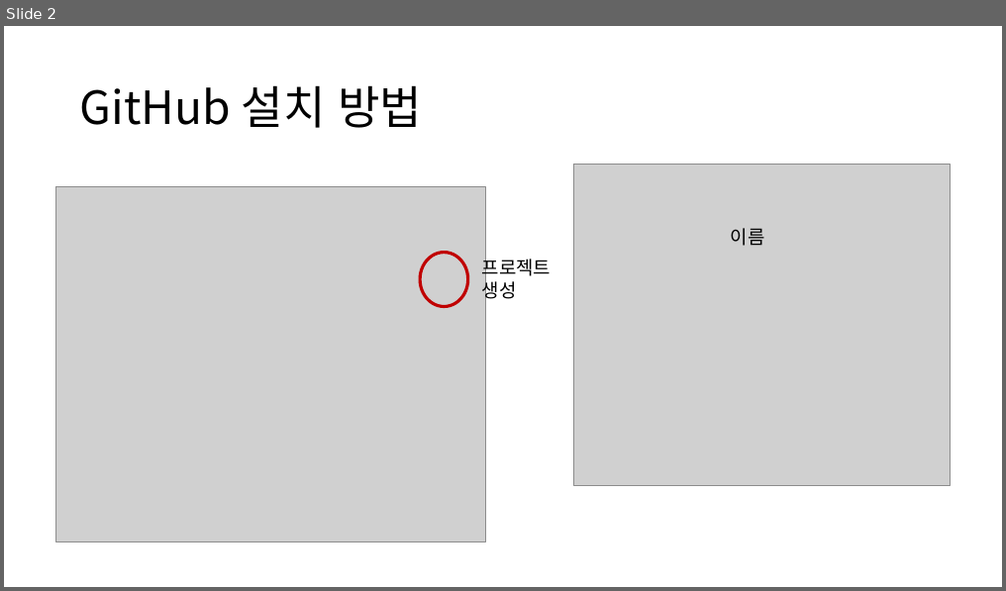
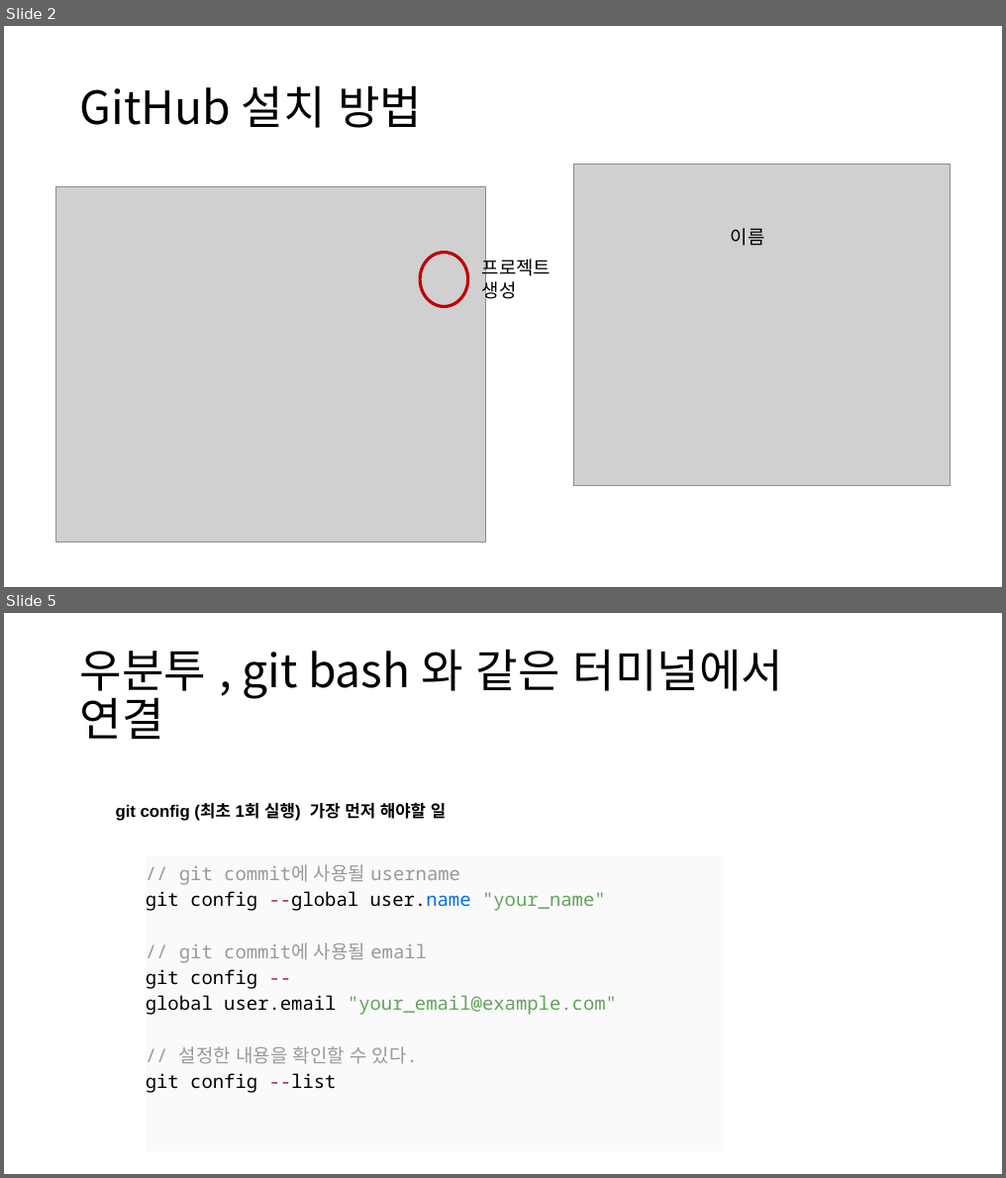
Before and after one commit to comettlee/My_study, a slide deck: Github.pptx. Shown one above the other, each under a label of ours: slide 2 before the commit, slides 2 and 5 after it; the slides between them are not shown. The pictures are 1006x591 and 1006x1178 pixels, drawn with LibreOffice and Linux fonts; fonts in the diff are those of the drawing; grey boxes stand for pictures. Boxes give left, top, right and bottom in pixels: in the first picture for what was removed or moved away, otherwise in the second. Text is boxed around its words. In the diff, an @@ line names an element or a change of style, - is before the commit and + after.

Commit message:
2019.06.17 Github 연결 방법 , AWS 웹서버 구축 하기

```diff
--- a/Github.pptx
+++ b/Github.pptx
@@ slide 5 added at <box>4,613,1002,1174</box>, background #FFFFFF @@
@@ title added at <box>80,649,783,740</box>, 44 pt, text #000000 @@
+우분투 , git bash 와 같은 터미널에서
+연결
@@ text added at <box>116,803,446,821</box>, 16 pt, text #000000, bold @@
+git config (최초 1회 실행) 가장 먼저 해야할 일
@@ table added at <box>146,856,724,1097</box>, 1 rows, 1 columns @@
+// git commit에 사용될 username / git config --global user.name "your_name" / // git commit에 사용될 email / git config --global user.email "your_email@example.com" / // 설정한 내용을 확인할 수 있다. / git config --list
```
Also in this commit, not shown: 1 slide changed, 9 other slides added, 1 other file.
